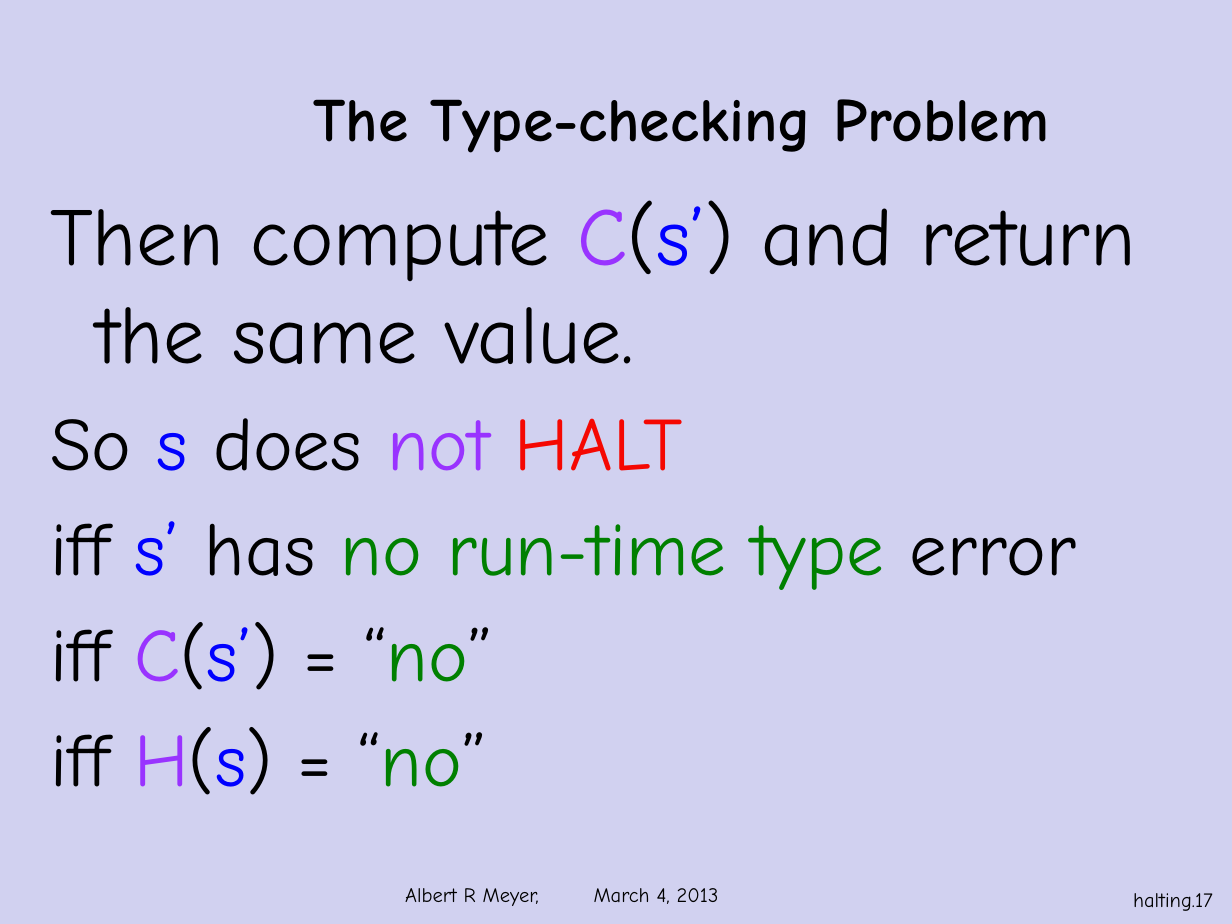
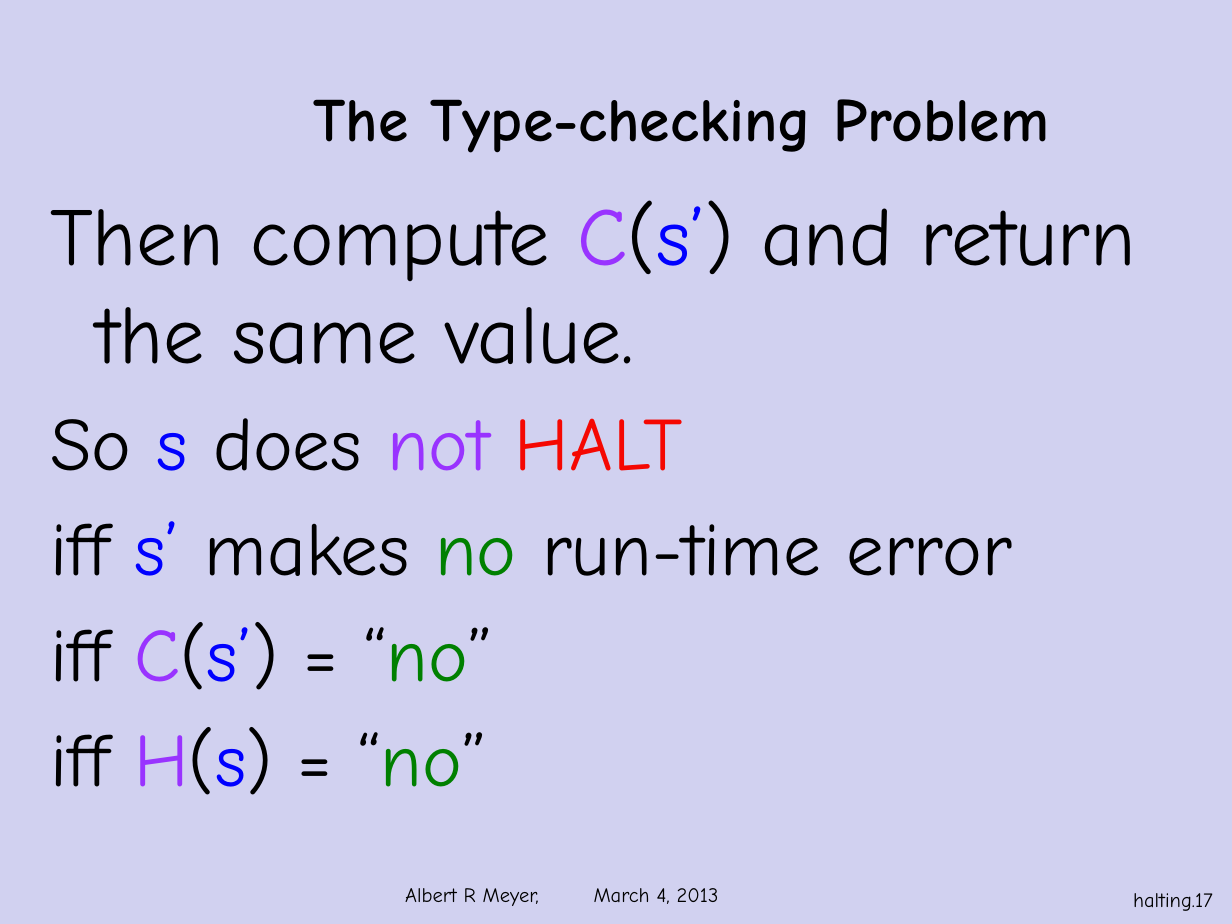
Before and after one commit to armeyer/mcs_web, a slide deck: slide 17 of spring13/slides13/halting-problem-no-diagram.pptx. Drawn at 1232x924 pixels with LibreOffice and Linux fonts; fonts in the diff are those of the drawing; background and template pictures are left out. Boxes give left, top, right and bottom in pixels: in the first picture for what was removed or moved away, otherwise in the second. Text is boxed around its words. In the diff, an @@ line names an element or a change of style, - is before the commit and + after.

Commit message:
edit halting-problem slides

```diff
--- a/spring13/slides13/halting-problem-no-diagram.pptx
+++ b/spring13/slides13/halting-problem-no-diagram.pptx
@@ text at (50, 521, 1012, 576): text changed; text colour #008000 to #000000 @@
-iff s’ has no run-time type error
+iff s’ makes no run-time error
```
Also in this commit, not shown: 14 other slides changed, 1 other file.
